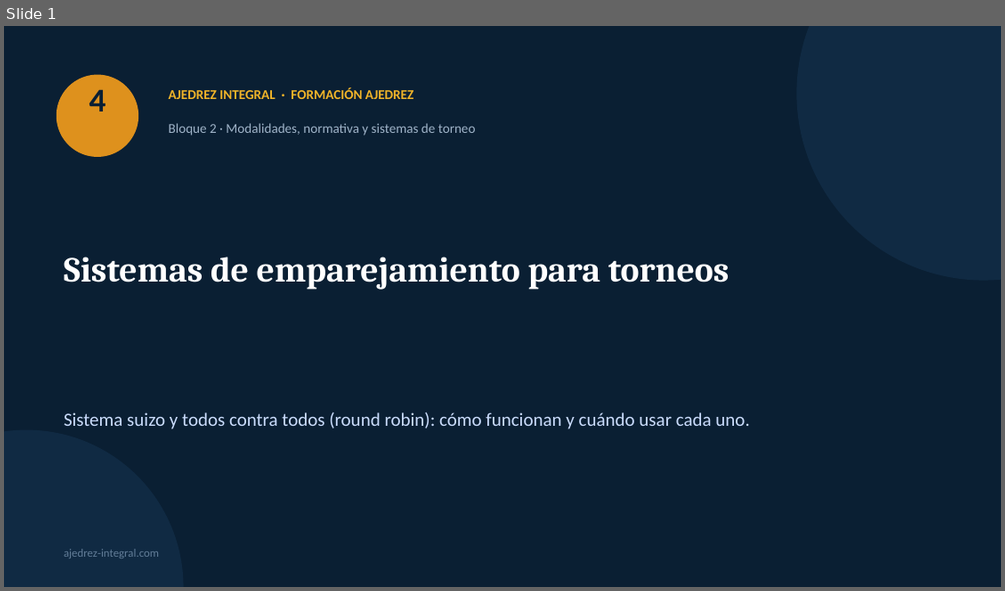
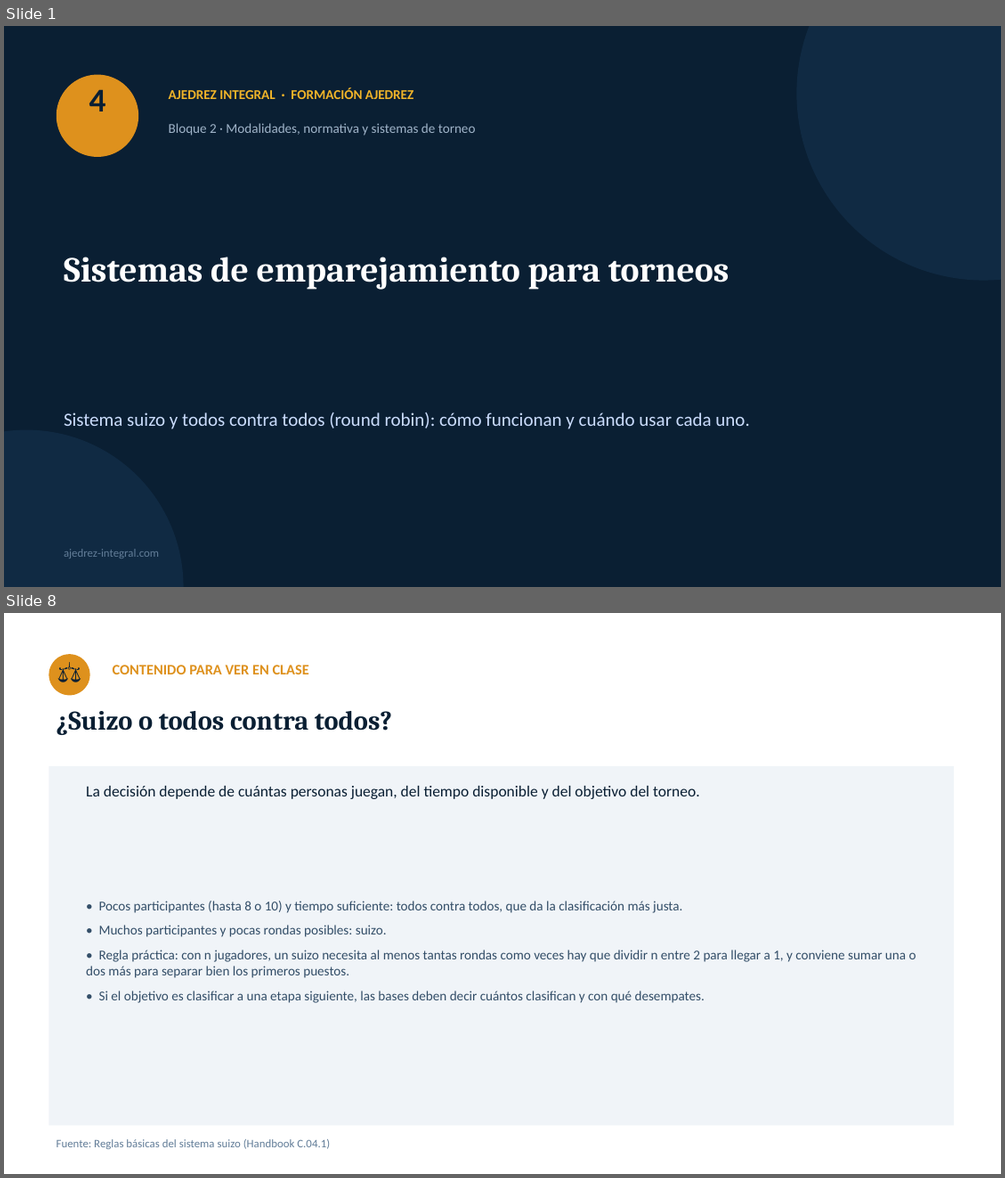
Before and after one commit to GMpupilo2026/Pagina-Completa, a slide deck: cursos/recursos/formacion-ajedrez/04-sistemas-de-emparejamiento.pptx. Shown one above the other, each under a label of ours: slide 1 before the commit, slides 1 and 8 after it; the slides between them are not shown. The pictures are 1005x591 and 1005x1178 pixels, drawn with LibreOffice and Linux fonts; fonts in the diff are those of the drawing. Boxes give left, top, right and bottom in pixels: in the first picture for what was removed or moved away, otherwise in the second. Text is boxed around its words. In the diff, an @@ line names an element or a change of style, - is before the commit and + after.

```diff
--- a/cursos/recursos/formacion-ajedrez/04-sistemas-de-emparejamiento.pptx
+++ b/cursos/recursos/formacion-ajedrez/04-sistemas-de-emparejamiento.pptx
@@ slide 8 added at box(4, 613, 1001, 1174), background #FFFFFF @@
@@ ellipse added at box(48, 654, 90, 695), fill #DE911D @@
@@ text added at box(48, 654, 90, 695), 20 pt, text #0A1F33 @@
+⚖
@@ text added at box(113, 665, 309, 674), 14 pt, text #DE911D, bold @@
+CONTENIDO PARA VER EN CLASE
@@ text added at box(57, 711, 392, 735), 26 pt, text #0A1F33, bold @@
+¿Suizo o todos contra todos?
@@ rectangle added at box(48, 766, 954, 1126), fill #F0F4F8 @@
@@ text added at box(86, 786, 700, 799), 15 pt, text #0A1F33 @@
+La decisión depende de cuántas personas juegan, del tiempo disponible y del objetivo del torneo.
@@ text added at box(86, 900, 916, 1003), 13 pt, text #334E68 @@
+• Pocos participantes (hasta 8 o 10) y tiempo suficiente: todos contra todos, que da la clasificación más justa.
+• Muchos participantes y pocas rondas posibles: suizo.
+• Regla práctica: con n jugadores, un suizo necesita al menos tantas rondas como veces hay que dividir n entre 2 para llegar a 1, y conviene sumar una o dos más para separar bien los primeros puestos.
+• Si el objetivo es clasificar a una etapa siguiente, las bases deben decir cuántos clasifican y con qué desempates.
@@ text added at box(57, 1139, 330, 1149), 11 pt, text #627D98 @@
+Fuente: Reglas básicas del sistema suizo (Handbook C.04.1)
```
Also in this commit, not shown: 1 slide changed, 17 other slides added, 2 slides removed, 28 other files.
